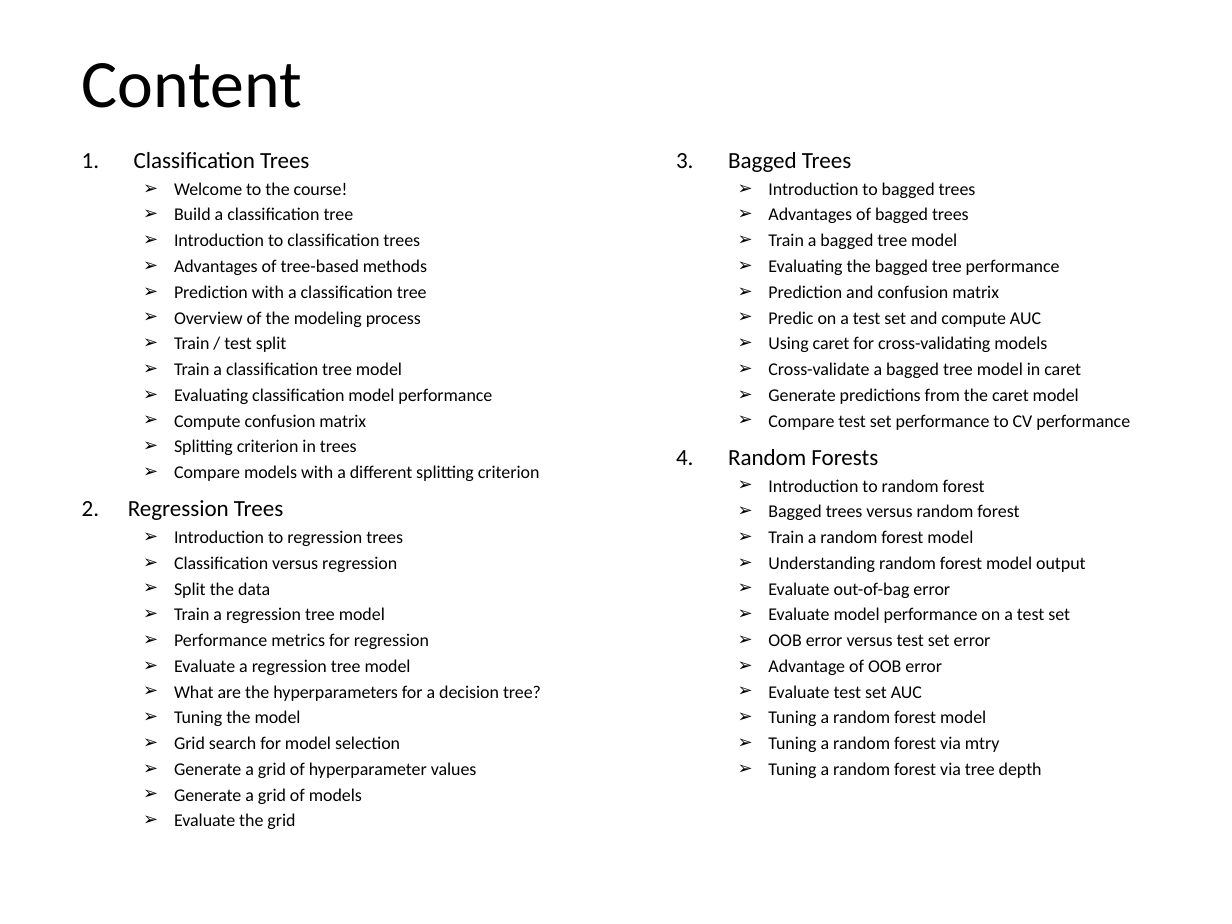
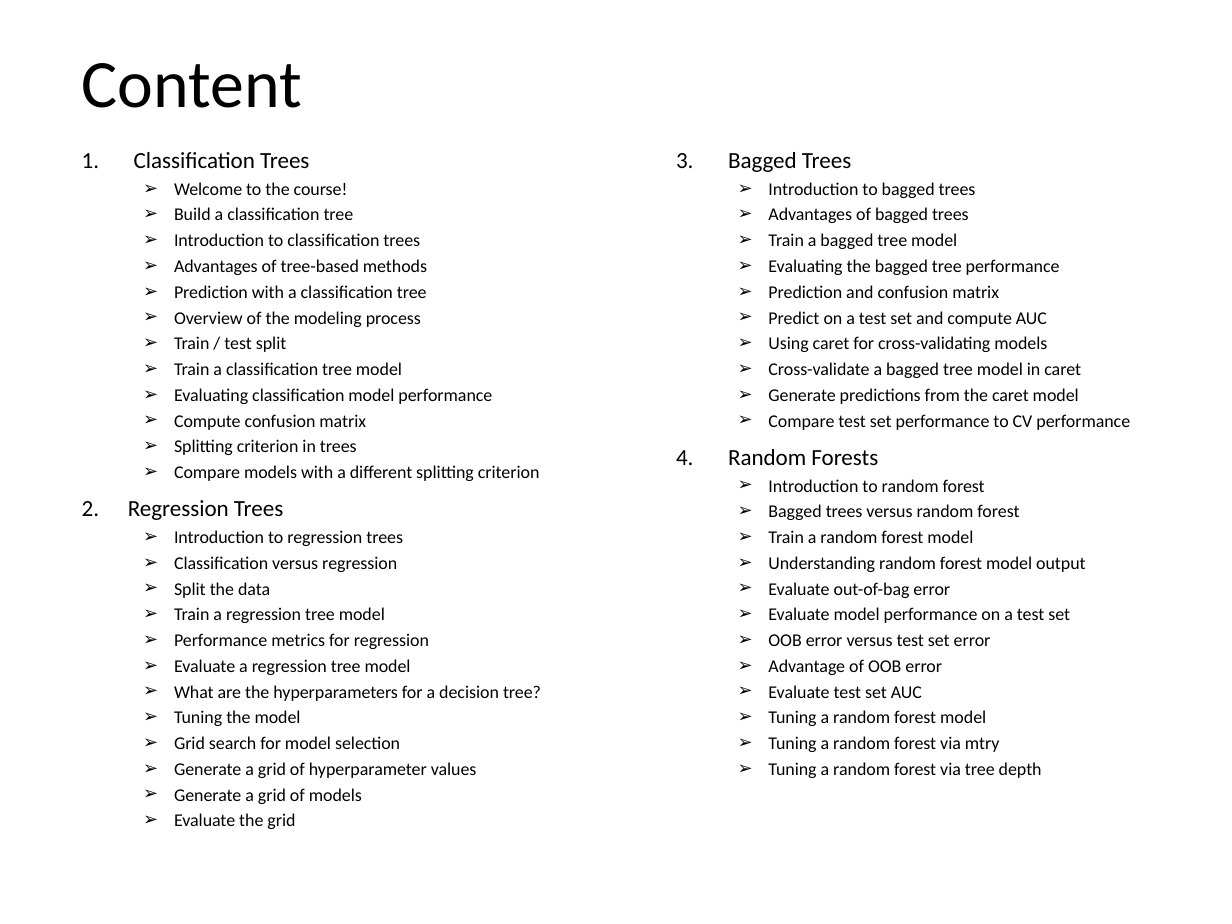
Before and after one commit to parcap/business-education, a slide deck: slide 2 of Track - Machine Learning/Tree-Based-Models-in-R/Tree-Based Model in R.pptx. Drawn at 1232x924 pixels with LibreOffice and Linux fonts; fonts in the diff are those of the drawing. Boxes give left, top, right and bottom in pixels: in the first picture for what was removed or moved away, otherwise in the second. Text is boxed around its words. In the diff, an @@ line names an element or a change of style, - is before the commit and + after.

```diff
--- a/Track - Machine Learning/Tree-Based-Models-in-R/Tree-Based Model in R.pptx
+++ b/Track - Machine Learning/Tree-Based-Models-in-R/Tree-Based Model in R.pptx
@@ text at (768,311,1047,327): text changed @@
-  ➢ Predic on a test set and compute AUC
+  ➢ Predict on a test set and compute AUC
```
Also in this commit, not shown: 1 slide added.
